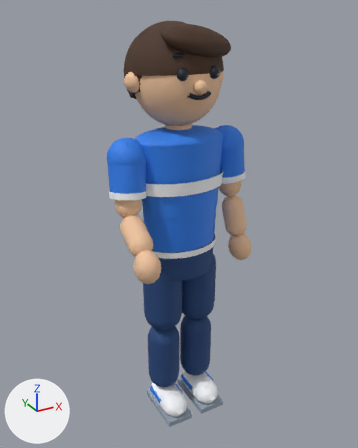
An edit to the glTF model assets/models/human-character.glb, drawn before and after from the same camera.
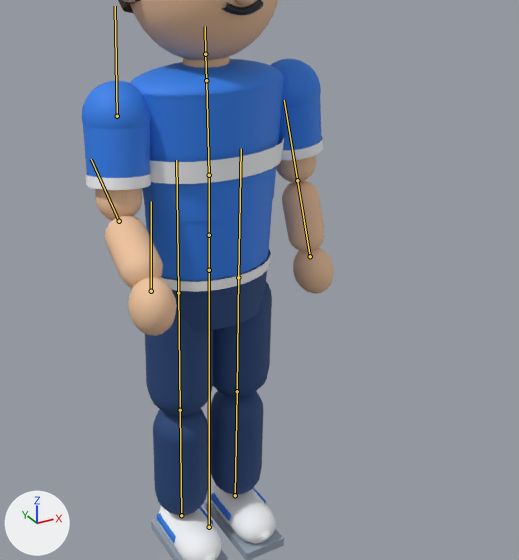
Each version is shown whole from a 50 mm lens placed at (-1.083, -1.959, 2.053), pointed at (0.003, 0.017, 1.066), then close up on the part from 17% to 100% of the width and 20% to 92% of the height. The axes (+X, +Y, +Z) are drawn at lower left. The lights are the same throughout. The last two pictures show the newer version. Both versions are drawn at frame 5 of the action 'Sad'; the numbers are the values there. The bones that change, and the others that lie on the model, are drawn over the model as lines in the close-ups.

Objects in the first close-up: 'Body_accent', 'Body_pants', 'Body_shirt', 'Body_shoes', 'Body_skin', 'Body_sole' and 2 more.
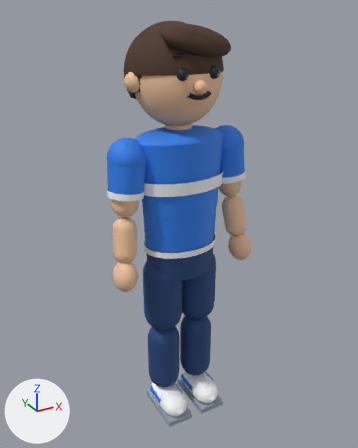
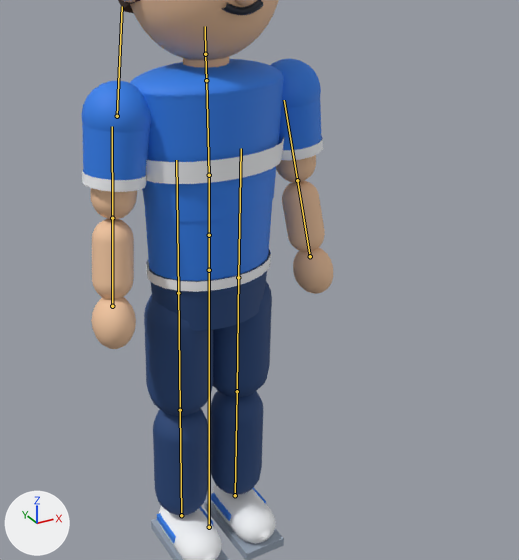
Location of each change, (x1, y1, x2, y2) in pixels of the close-ups (519 x 560 px):
'Body_shirt', posed: (81, 59, 322, 543) in both
'Body_skin', posed: before (95, 0, 333, 336); after (91, 0, 333, 349)
'Body_accent', posed: before (86, 137, 323, 292); after (82, 137, 323, 292)
bone 'UpperArm_R', root to tip: before (117, 116) to (115, 6); after (117, 116) to (122, 6)
bone 'LowerArm_R', root to tip: before (119, 221) to (91, 159); after (112, 218) to (112, 126)
bone 'Hand_R', root to tip: before (151, 291) to (151, 201); after (112, 306) to (112, 218)

The change in detail:
Bone 'UpperArm_R' (bone_upperarm_r) turns from (-7, -1, -6) to (0, 0, -7) degrees about its own x, y and z.
Bone 'LowerArm_R' (bone_lowerarm_r) turns from (-54, 0, 0) to (-7, 0, 0) degrees about its own x, y and z.
Bone 'Hand_R' (bone_hand_r) turns from (68, -5, 3) to (0, 0, 0) degrees about its own x, y and z.
